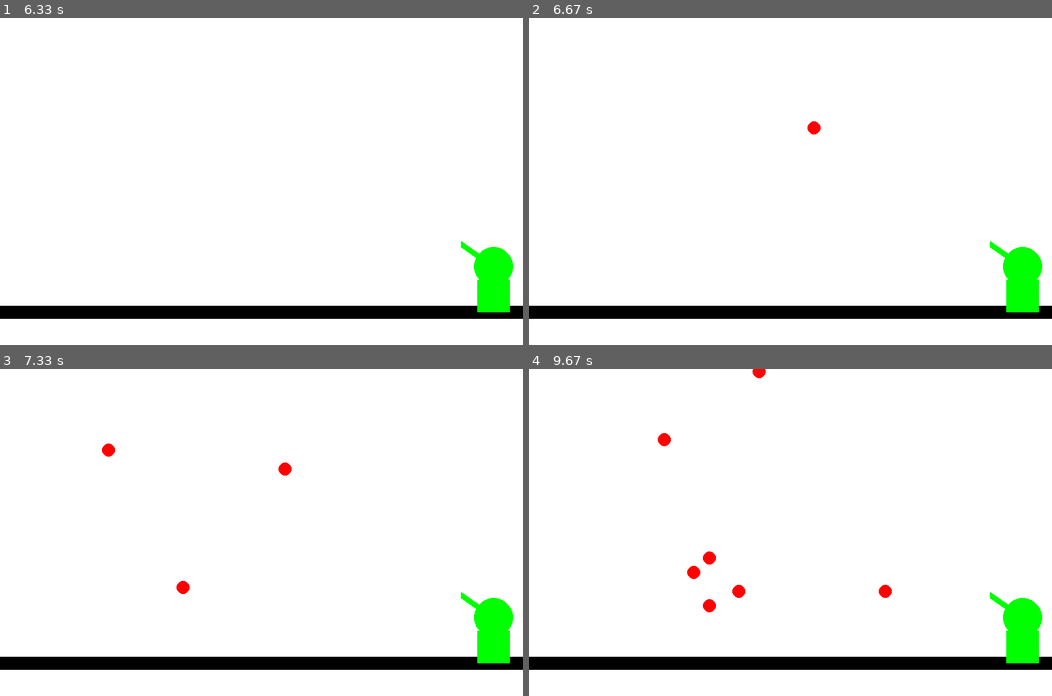
Above: before the commit, frames 1-4 (two rows, left to right).
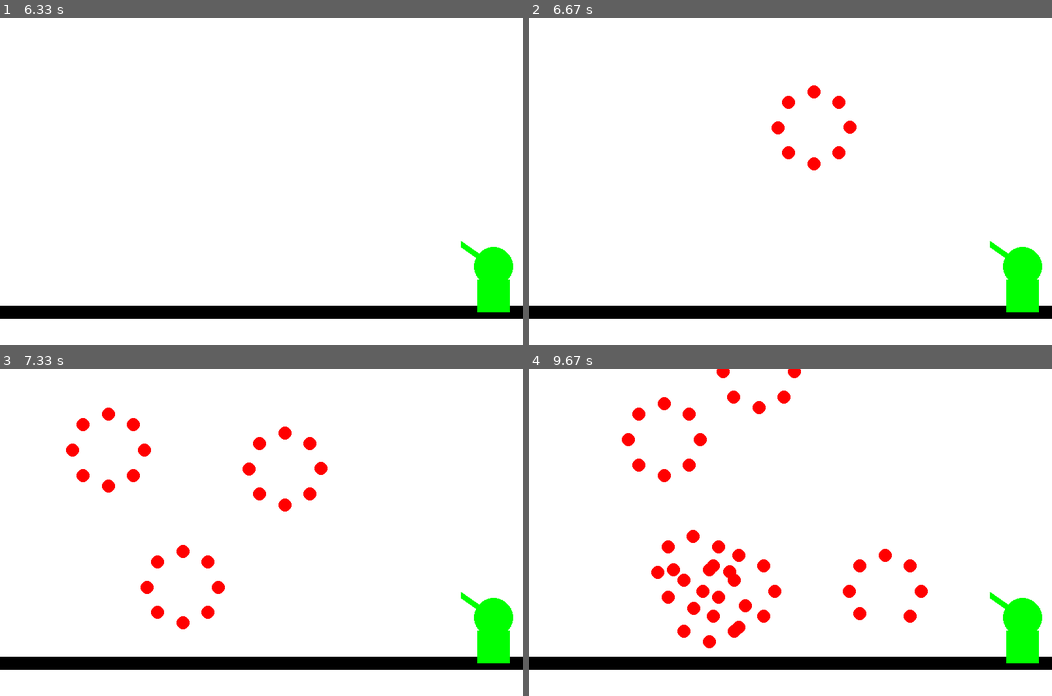
Above: after the commit, the same moments.

Repository: BapL49/projet-1---feu-d-artifices
Game: pygame game, started from main.py
Same seed, same stepped clock (60 frames per second), same inputs: the game is played once before the commit and once after it.
Inputs (mouse positions are in pixels of both pictures, inside the frame that each line leads up to):
- Up to frame 1 (6.33 s): no input
- Up to frame 2 (6.67 s): click (811, 168) at 6.38 s
- Up to frame 3 (7.33 s): click (109, 512) at 6.72 s; click (183, 627) at 7.05 s
- Up to frame 4 (9.67 s): click (633, 653) at 7.38 s; click (706, 424) at 7.72 s; click (738, 519) at 8.05 s; click (664, 447) at 8.38 s; click (884, 640) at 8.72 s; click (759, 434) at 9.05 s; click (696, 614) at 9.38 s

Frame 1 is identical in both runs. In frame 2, 0.7% of the frame differs, in the area x 46-63%, y 20-47%; in frame 3, 2.1%; in frame 4, 3.7%, in the area x 17-77%, y 0-86%.

Commit message:
affiche les particules du feu d'artifice en cercle autour des coordonnées du clique

Diff:
--- a/main.py
+++ b/main.py
@@ -3,14 +3,17 @@
 from pygame.locals import *
 import time
 from Division import *
-import random
+import math
 
 list_fireworks = []
 fenetre = display.set_mode((800,500))
 
 def fireworkFunction(posY, posX):
+    centre_cercle = [posX, posY]
+    point_n = [centre_cercle[0] - 55, centre_cercle[1]]
     for x in range(8):
-        list_fireworks.append(Division(posX, posY))
+        list_fireworks.append(Division(point_n[0], point_n[1]))
+        point_n = [(point_n[0] - posX)* math.cos(2 * math.pi / 8) - (point_n[1] - posY) * math.sin(2 * math.pi / 8) + posX, (point_n[0] - posX)* math.sin(2 * math.pi / 8) + (point_n[1] - posY) * math.cos(2 * math.pi / 8) + posY]
 
 
 
